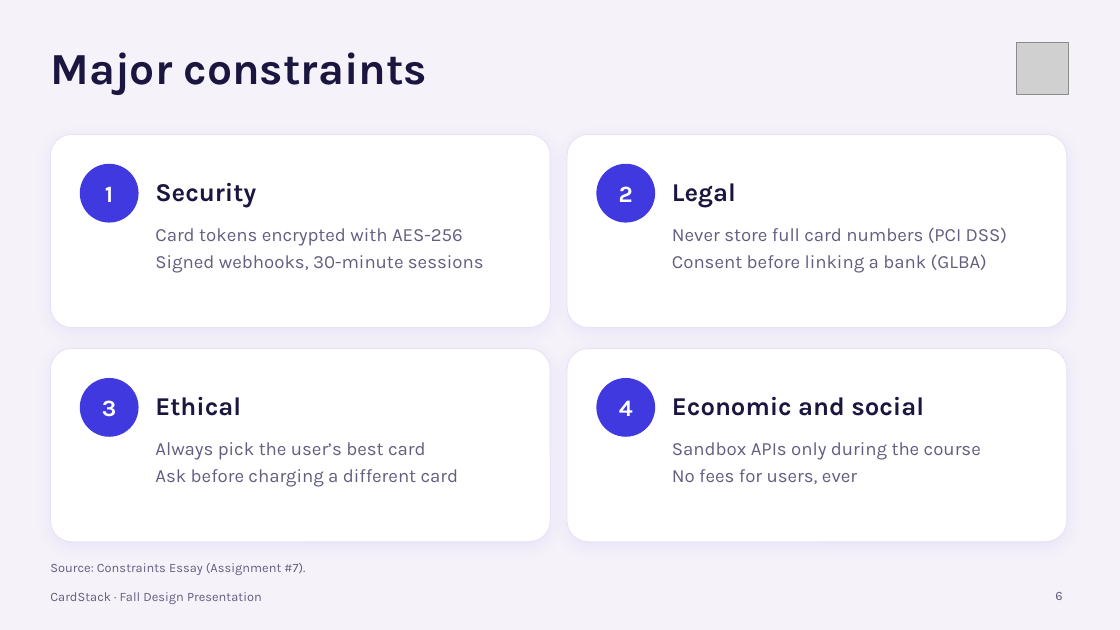
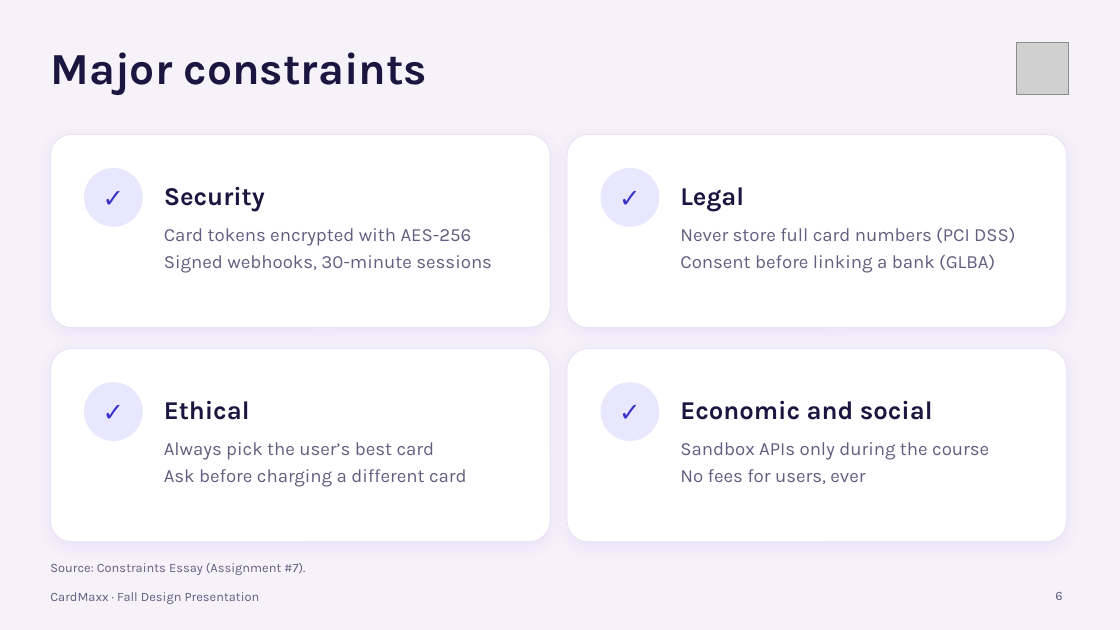
Before and after one commit to Maya2234/capstone, a slide deck: slide 6 of Presentation/CardStack_Design_Presentation_Draft.pptx. Drawn at 1120x630 pixels with LibreOffice and Linux fonts; fonts in the diff are those of the drawing; grey boxes stand for pictures. Boxes give left, top, right and bottom in pixels: in the first picture for what was removed or moved away, otherwise in the second. Text is boxed around its words. In the diff, an @@ line names an element or a change of style, - is before the commit and + after.

```diff
--- a/Presentation/CardStack_Design_Presentation_Draft.pptx
+++ b/Presentation/CardStack_Design_Presentation_Draft.pptx
@@ text "Security": place and size @@
-text "Security" at [155, 183, 256, 207]
+text "Security" at [164, 186, 265, 211]
@@ text "Legal": place and size @@
-text "Legal" at [672, 183, 736, 207]
+text "Legal" at [680, 187, 744, 211]
@@ text at [105, 186, 113, 202]: text changed; size 20 to 22 pt; text colour #FFFFFF to #3A33C9 @@
-1
+✓
@@ text at [619, 186, 633, 202]: text changed; size 20 to 22 pt; text colour #FFFFFF to #3A33C9 @@
-2
+✓
@@ text "Card tokens encrypted with AES-256": place and size @@
-text "Card tokens encrypted with AES-256" at [155, 228, 484, 273]
+text "Card tokens encrypted with AES-256" at [164, 228, 492, 273]
@@ text "Never store full card numbers ...": place and size @@
-text "Never store full card numbers ..." at [672, 227, 1007, 273]
+text "Never store full card numbers ..." at [680, 227, 1015, 273]
@@ text "Ethical": place and size @@
-text "Ethical" at [155, 396, 241, 416]
+text "Ethical" at [164, 401, 250, 420]
@@ 4 ellipses: place and size @@
-4 ellipses at [80, 164, 655, 437]
+4 ellipses at [84, 168, 660, 441]
@@ fill #4039DF to #E9E7FE in 4 elements at [84, 168, 143, 227], [84, 382, 143, 441], [601, 168, 660, 227], [601, 382, 660, 441] @@
@@ text "Economic and social": place and size @@
-text "Economic and social" at [672, 397, 924, 416]
+text "Economic and social" at [680, 400, 933, 420]
@@ text at [102, 400, 117, 417]: text changed; size 20 to 22 pt; text colour #FFFFFF to #3A33C9 @@
-3
+✓
@@ text at [619, 400, 633, 416]: text changed; size 20 to 22 pt; text colour #FFFFFF to #3A33C9 @@
-4
+✓
@@ text "Always pick the user’s best ...": place and size @@
-text "Always pick the user’s best ..." at [155, 442, 459, 487]
+text "Always pick the user’s best ..." at [164, 442, 467, 487]
@@ text "Sandbox APIs only during the ...": place and size @@
-text "Sandbox APIs only during the ..." at [672, 442, 981, 484]
+text "Sandbox APIs only during the ..." at [680, 442, 989, 484]
@@ text at [50, 592, 260, 604]: text changed @@
-CardStack · Fall Design Presentation
+CardMaxx · Fall Design Presentation
```
Also in this commit, not shown: 10 other slides changed, 1 other file.
